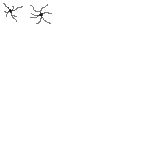
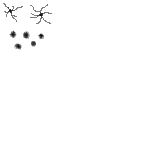
The second (160, 160) image is a revision of the first. Changes to its layers:
renamed "Фон" to "BulletHoleTypes.psd", painted on it over [9, 30, 44, 50]
